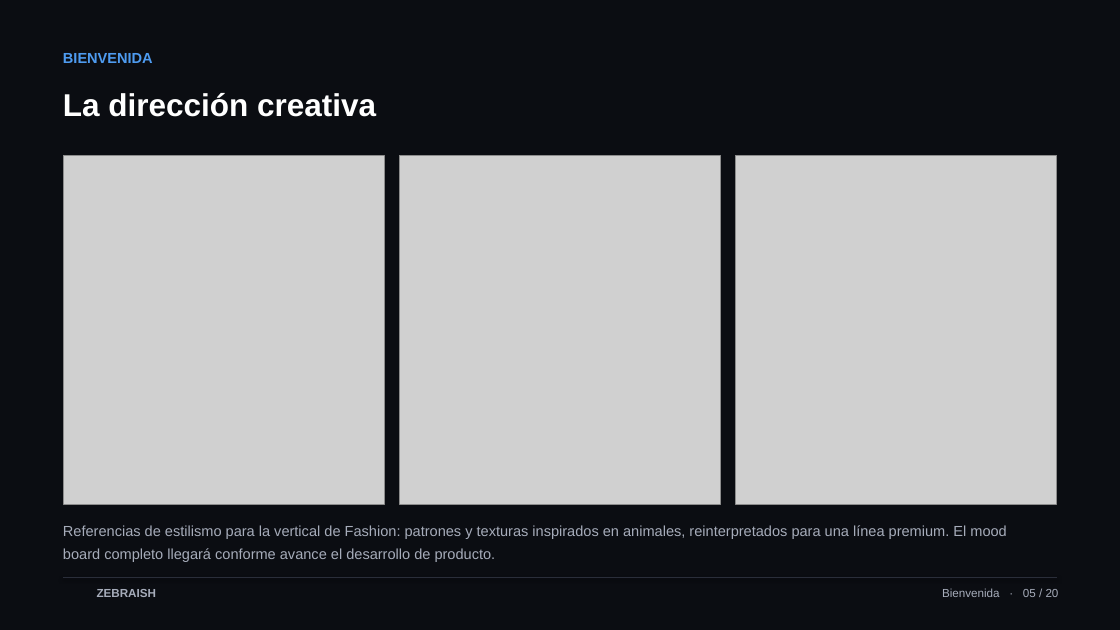
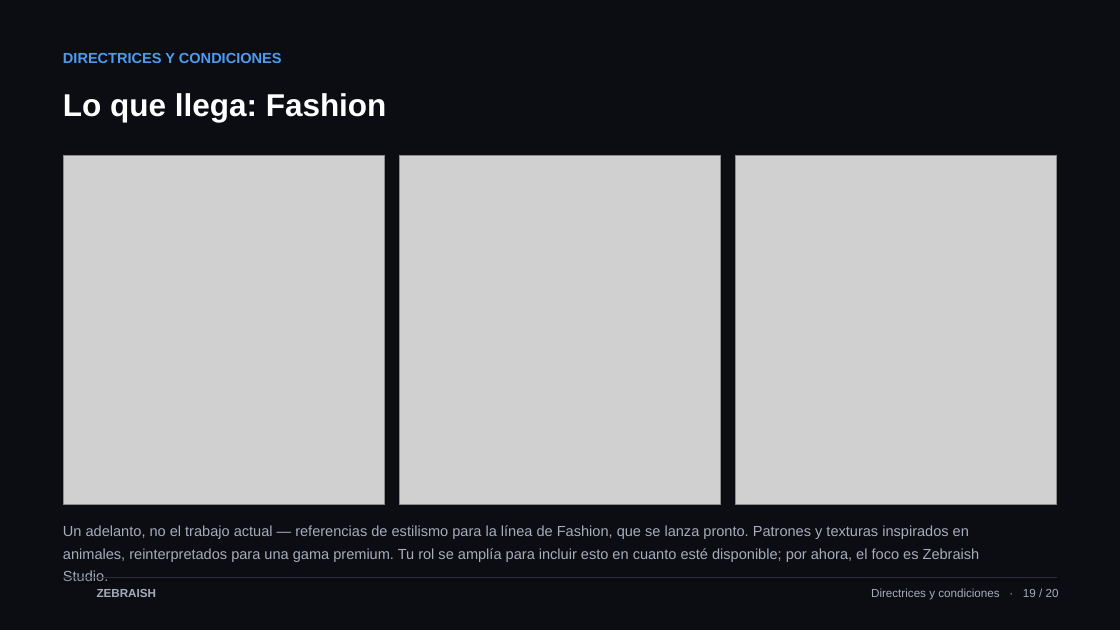
Before and after one commit to TheApeAcademy/ZEBRAISH-, a slide deck: slide 19 of zebraish-christian-onboarding-es.pptx (slide 5 before the commit). Drawn at 1120x630 pixels with LibreOffice and Linux fonts; fonts in the diff are those of the drawing; grey boxes stand for pictures; background and template pictures are left out. Boxes give left, top, right and bottom in pixels: in the first picture for what was removed or moved away, otherwise in the second. Text is boxed around its words. In the diff, an @@ line names an element or a change of style, - is before the commit and + after.

```diff
--- a/zebraish-christian-onboarding-es.pptx
+++ b/zebraish-christian-onboarding-es.pptx
@@ text at <box>63,53,282,63</box>: text changed @@
-BIENVENIDA
+DIRECTRICES Y CONDICIONES
@@ text at <box>63,93,387,122</box>: text changed @@
-La dirección creativa
+Lo que llega: Fashion
@@ text at <box>63,525,980,562</box>: text changed @@
-Referencias de estilismo para la vertical de Fashion: patrones y texturas inspirados en animales, reinterpretados para una línea premium. El mood board completo llegará conforme avance el desarrollo de producto.
+Un adelanto, no el trabajo actual — referencias de estilismo para la línea de Fashion, que se lanza pronto. Patrones y texturas inspirados en animales, reinterpretados para una gama premium. Tu rol se amplía para incluir esto en cuanto esté disponible; por ahora, el foco es Zebraish Studio.
@@ text at <box>871,588,1059,600</box>: text changed @@
-Bienvenida · 05 / 20
+Directrices y condiciones · 19 / 20
```
Also in this commit, not shown: 16 other slides changed, 3 other files.
